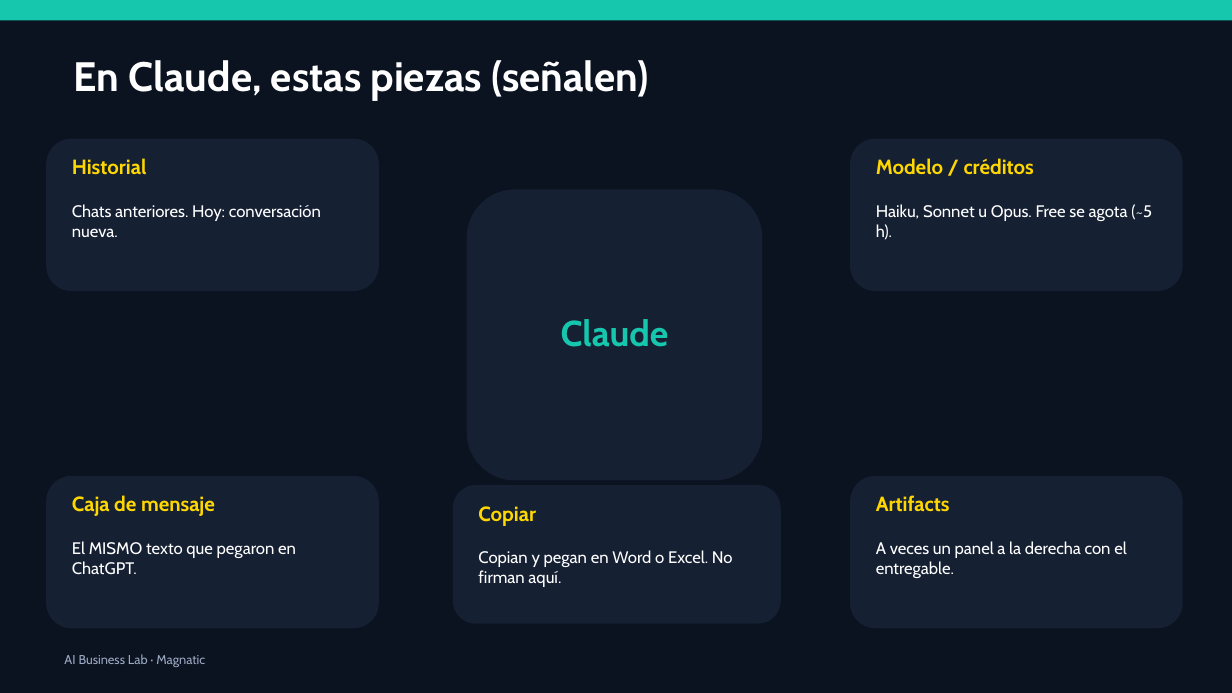
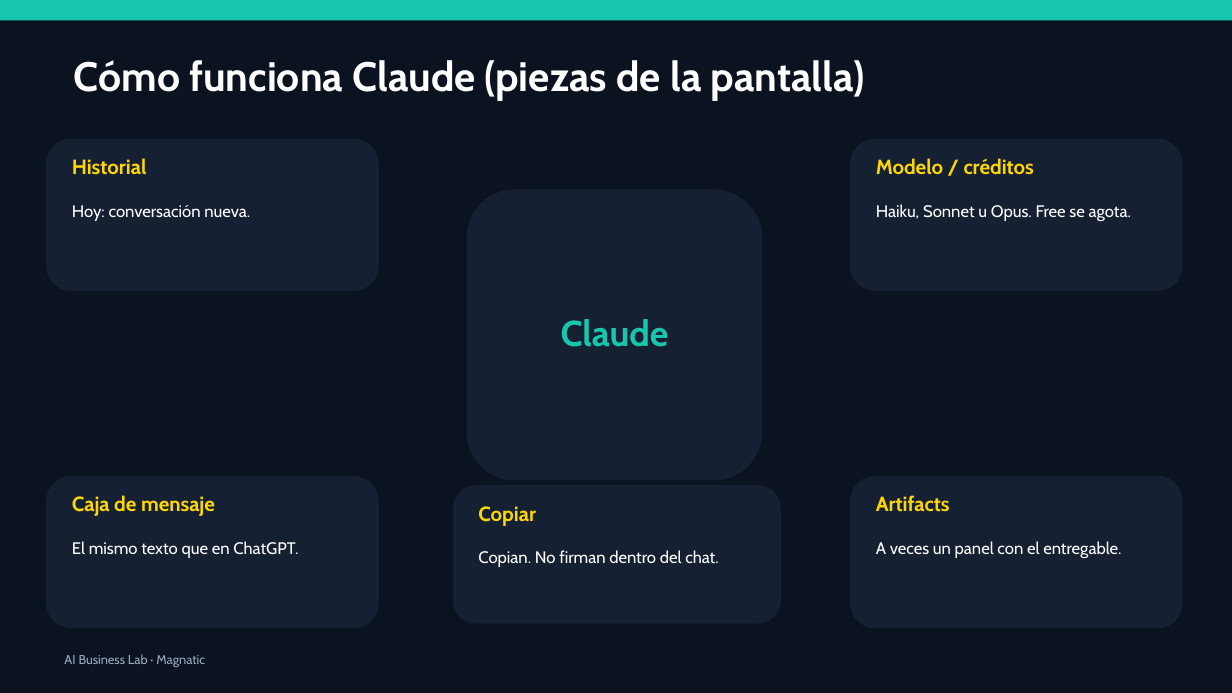
Before and after one commit to xander0408/CURSOS, a slide deck: slide 13 of AI-Business-Lab-Presentacion.pptx (slide 18 before the commit). Drawn at 1232x693 pixels with LibreOffice and Linux fonts; fonts in the diff are those of the drawing. Boxes give left, top, right and bottom in pixels: in the first picture for what was removed or moved away, otherwise in the second. Text is boxed around its words. In the diff, an @@ line names an element or a change of style, - is before the commit and + after.

```diff
--- a/AI-Business-Lab-Presentacion.pptx
+++ b/AI-Business-Lab-Presentacion.pptx
@@ text at (74,60,865,101): text changed @@
-En Claude, estas piezas (señalen)
+Cómo funciona Claude (piezas de la pantalla)
@@ text at (72,205,250,221): text changed @@
-Chats anteriores. Hoy: conversación nueva.
+Hoy: conversación nueva.
@@ text at (876,204,1131,221): text changed @@
-Haiku, Sonnet u Opus. Free se agota (~5 h).
+Haiku, Sonnet u Opus. Free se agota.
@@ text at (72,541,298,558): text changed @@
-El MISMO texto que pegaron en ChatGPT.
+El mismo texto que en ChatGPT.
@@ text at (478,550,718,567): text changed @@
-Copian y pegan en Word o Excel. No firman aquí.
+Copian. No firman dentro del chat.
@@ text at (876,541,1121,558): text changed @@
-A veces un panel a la derecha con el entregable.
+A veces un panel con el entregable.
```
Also in this commit, not shown: 29 other slides changed, 22 slides added, 8 slides removed, 1 other file.
